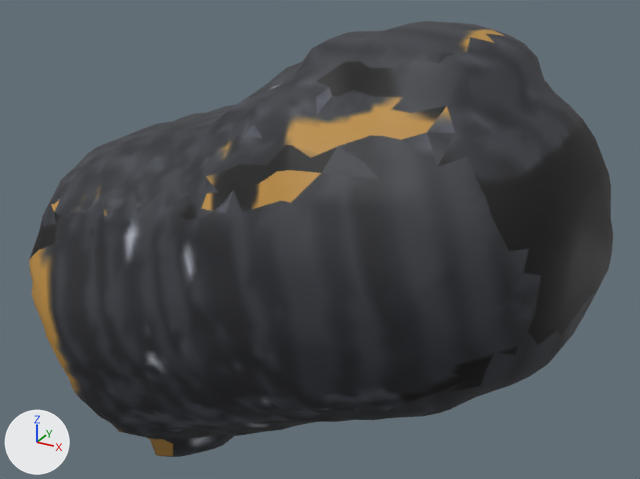
The glTF model www/proto3d/models/beth/equipment/fitted/elira/elira_chain_rare_shoulder_R.glb: old version first, new version second.
The view is the same before and after, from a 50 mm lens placed at (-0.003, -0.718, 1.588), pointed at (-0.293, -0.19, 1.324). Arrows for +X, +Y and +Z are at lower left; the lights stay in place. The older version comes first. Vertices at exactly the same position are counted once.

Before the edit, the objects in view are built like this:
```python
me_elira_chain_rare_shoulder_r_hi_001 = bpy.data.meshes.new('elira_chain_rare_shoulder_R_hi.001')
me_elira_chain_rare_shoulder_r_hi_001.from_pydata(...)  # 2512 vertices, 5020 faces; spans x -0.5..-0.086, y -0.324..-0.075, z 1.12..1.488
me_elira_chain_rare_shoulder_r_hi_001.materials.append(mat_elira_chain_rare_shoulder_r_mat)  # picture img_tex_elira_chain_rare_shoulder_r
ob_elira_chain_rare_shoulder_r = bpy.data.objects.new('elira_chain_rare_shoulder_R', me_elira_chain_rare_shoulder_r_hi_001)
ob_elira_chain_rare_shoulder_r.location = (0.0, 0.0, 0.0)
```
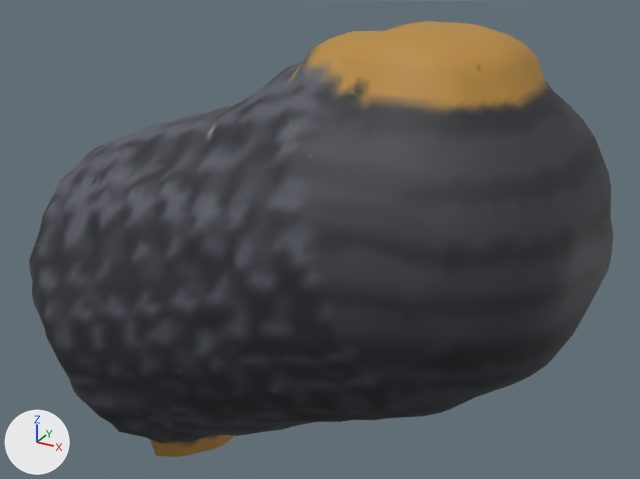
Where the change shows, as pixel boxes [x1, y1, x2, y2] in the pictures (640 x 479 px; the box of a moved part takes in the faces that stretch with it):
part 1 of me_elira_chain_rare_shoulder_r_hi_001, moved or reshaped: [66, 197, 516, 457] in both
part 2 of me_elira_chain_rare_shoulder_r_hi_001, surface changed: [29, 21, 613, 457] in both

The change, as a diff of the scene's bpy script:
```diff
--- a/www/proto3d/models/beth/equipment/fitted/elira/elira_chain_rare_shoulder_R.glb.py
+++ b/www/proto3d/models/beth/equipment/fitted/elira/elira_chain_rare_shoulder_R.glb.py
@@ me_elira_chain_rare_shoulder_r_hi_001 @@
 me_elira_chain_rare_shoulder_r_hi_001.from_pydata(...)  # 2512 vertices, 5020 faces; spans x -0.5..-0.086, y -0.324..-0.075, z 1.12..1.488
 # used by ob_elira_chain_rare_shoulder_r; location = (0.0, 0.0, 0.0)
+# me_elira_chain_rare_shoulder_r_hi_001 part 1: 38 vertices moved from x -0.415..-0.191, y -0.321..-0.075, z 1.14..1.372 to x -0.412..-0.191, y -0.321..-0.075, z 1.139..1.372; 159 vertices removed from x -0.434..-0.118, y -0.323..-0.075, z 1.123..1.422; 159 vertices added at x -0.435..-0.118, y -0.323..-0.075, z 1.124..1.421
+# me_elira_chain_rare_shoulder_r_hi_001 part 2: 4424 kept faces spanning x -0.5..-0.086, y -0.324..-0.075, z 1.12..1.488 get new texture (UV) coordinates
 me_elira_chain_rare_shoulder_r_hi_001.materials.append(mat_elira_chain_rare_shoulder_r_mat)
```
